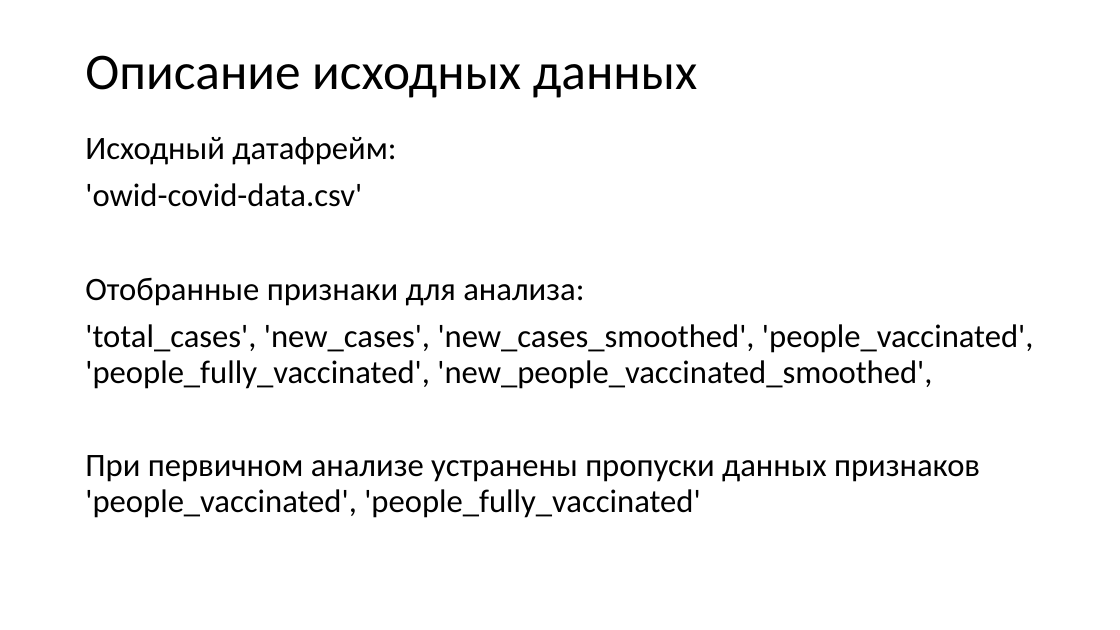
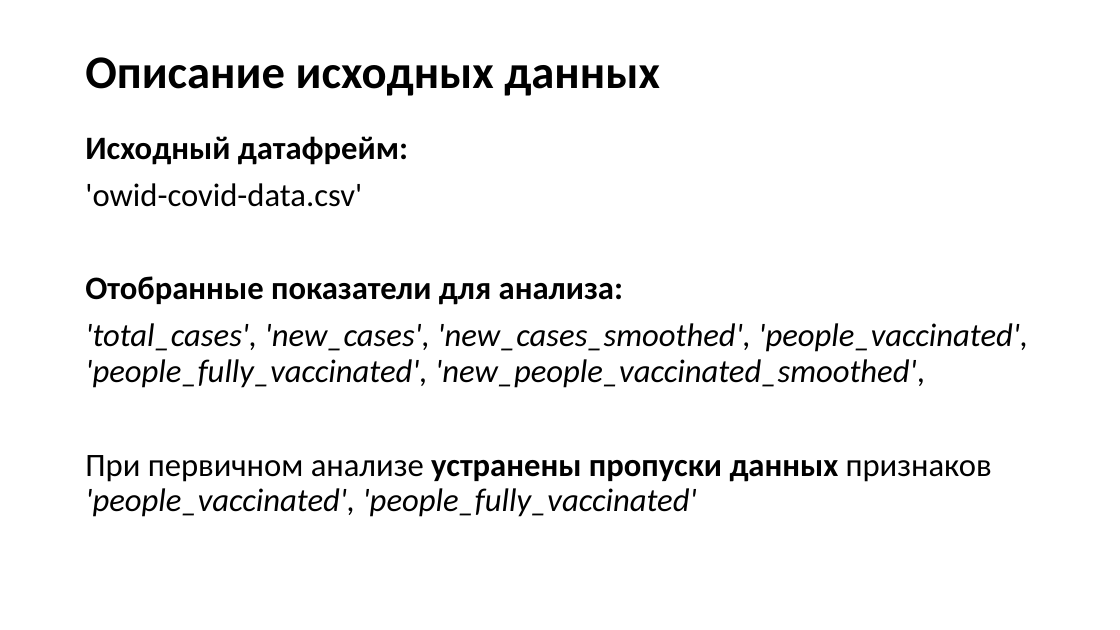
Before and after one commit to mk-info2013/my_study, a slide deck: slide 3 of Attestation.pptx. Drawn at 1120x630 pixels with LibreOffice and Linux fonts; fonts in the diff are those of the drawing. Boxes give left, top, right and bottom in pixels: in the first picture for what was removed or moved away, otherwise in the second. Text is boxed around its words. In the diff, an @@ line names an element or a change of style, - is before the commit and + after.

```diff
--- a/Attestation.pptx
+++ b/Attestation.pptx
@@ title "Описание исходных данных" at bbox=[85, 57, 660, 96]: size 44 to 40 pt, bold on @@
@@ text at bbox=[85, 136, 1028, 517]: bold on in "Исходный датафрейм:", "устранены пропуски данных"; italic on in "'total_cases', 'new_cases', 'new_cases_smoothed', 'people_va ...", "'people_vaccinated', 'people_fully_vaccinated'" @@
@@ text at bbox=[85, 276, 623, 305]: text changed; bold on @@
-Отобранные признаки для анализа:
+Отобранные показатели для анализа:
```
Also in this commit, not shown: 2 other slides changed, 3 slides added, 4 slides removed.
